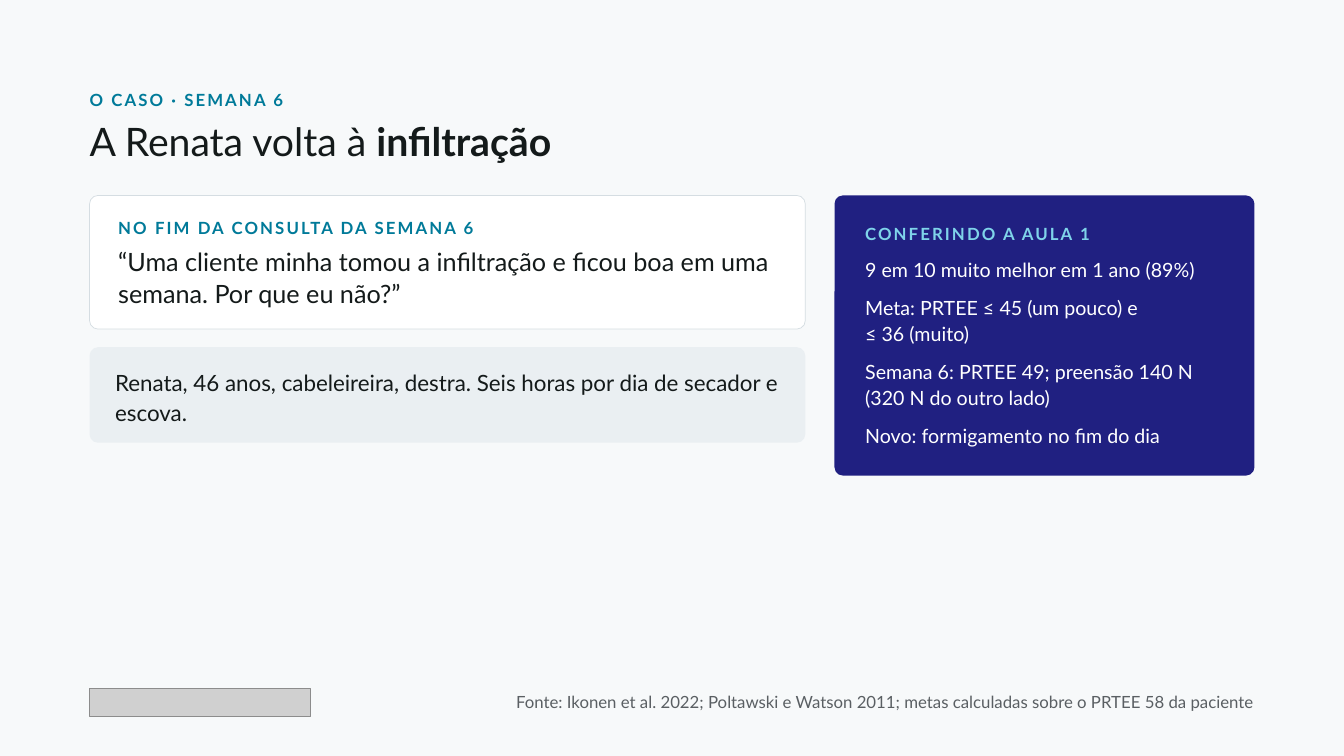
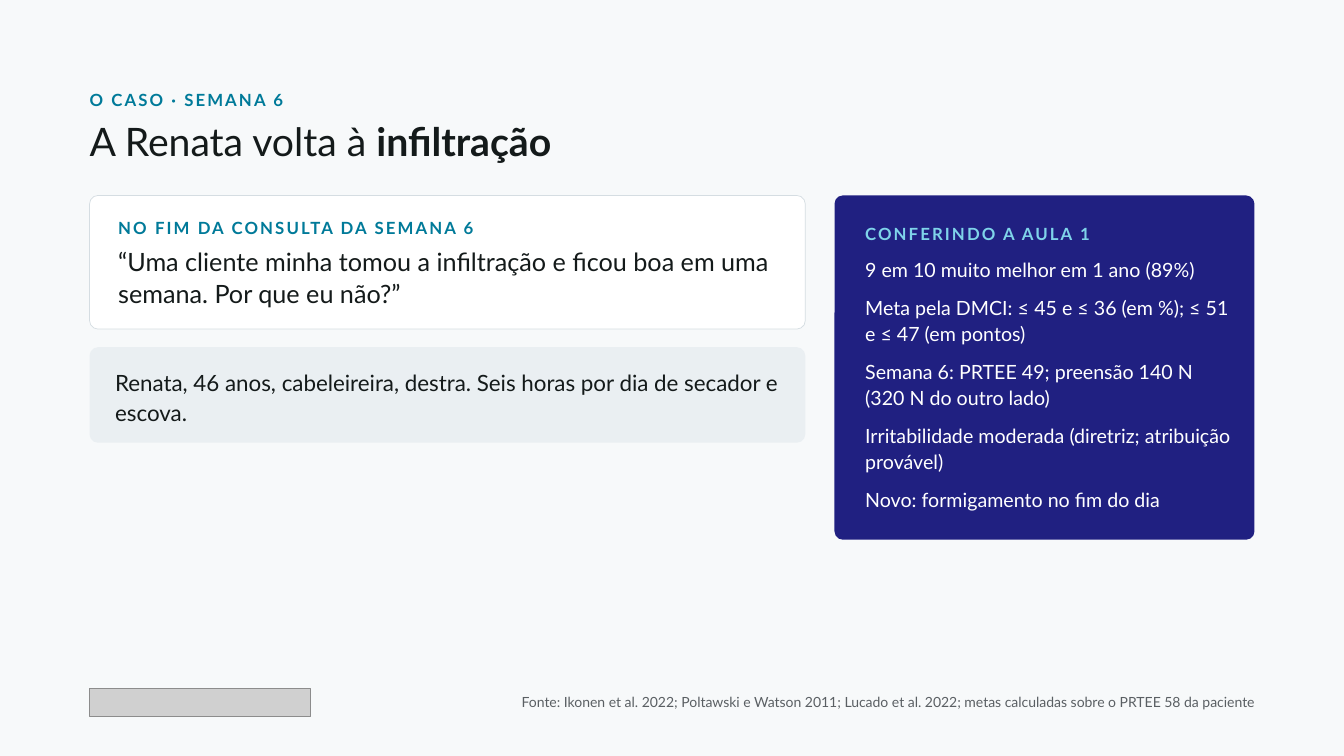
Before and after one commit to dossantosdanieel/illic, a slide deck: slide 3 of aulas/2026-11-cotovelo-lateral-2-reabilitacao/04_aula/cotovelo-lateral-2-reabilitacao.pptx. Drawn at 1344x756 pixels with LibreOffice and Linux fonts; fonts in the diff are those of the drawing; grey boxes stand for pictures. Boxes give left, top, right and bottom in pixels: in the first picture for what was removed or moved away, otherwise in the second. Text is boxed around its words. In the diff, an @@ line names an element or a change of style, - is before the commit and + after.

```diff
--- a/aulas/2026-11-cotovelo-lateral-2-reabilitacao/04_aula/cotovelo-lateral-2-reabilitacao.pptx
+++ b/aulas/2026-11-cotovelo-lateral-2-reabilitacao/04_aula/cotovelo-lateral-2-reabilitacao.pptx
@@ rounded rectangle "CONFERINDO A AULA 1": place and size @@
-rounded rectangle "CONFERINDO A AULA 1" at (835,196,1255,476)
+rounded rectangle "CONFERINDO A AULA 1" at (835,196,1255,540)
@@ rounded rectangle "CONFERINDO A AULA 1" at (835,196,1255,540): proportions changed @@
@@ text in rounded rectangle at (865,300,1229,345): text changed @@
-Meta: PRTEE ≤ 45 (um pouco) e ≤ 36 (muito)
+Meta pela DMCI: ≤ 45 e ≤ 36 (em %); ≤ 51 e ≤ 47 (em pontos)
@@ text in rounded rectangle at (865,428,1230,473): paragraph added @@
+Irritabilidade moderada (diretriz; atribuição provável)
@@ text at (522,696,1254,710): text changed; size 12 to 10 pt @@
-Fonte: Ikonen et al. 2022; Poltawski e Watson 2011; metas calculadas sobre o PRTEE 58 da paciente
+Fonte: Ikonen et al. 2022; Poltawski e Watson 2011; Lucado et al. 2022; metas calculadas sobre o PRTEE 58 da paciente
```
Also in this commit, not shown: 13 other slides changed, 18 other files.
